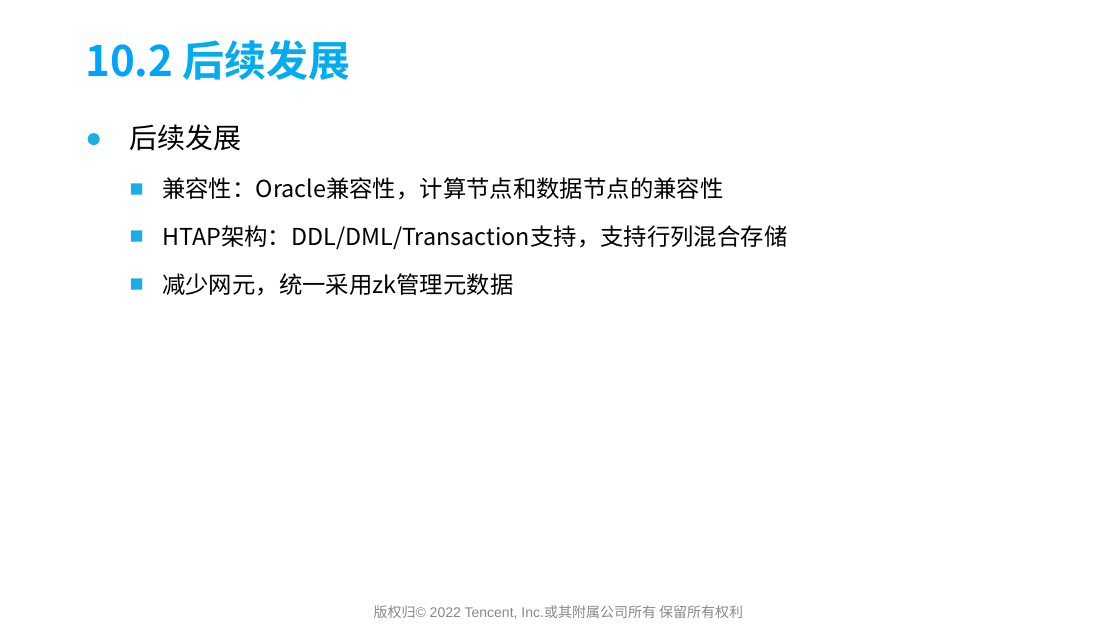
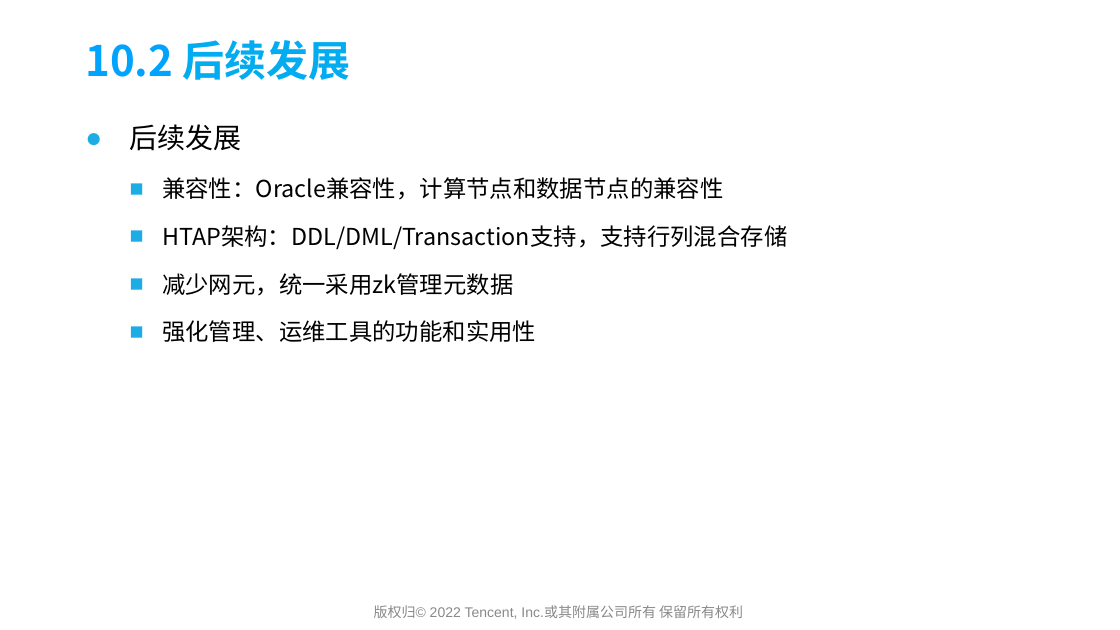
Before and after one commit to yedushusheng/mysql-learning, a slide deck: slide 63 of 28. OLTP/GoldenDB产品简介及架构解析.pptx. Drawn at 1120x630 pixels with LibreOffice and Linux fonts; fonts in the diff are those of the drawing; background and template pictures are left out. Boxes give left, top, right and bottom in pixels: in the first picture for what was removed or moved away, otherwise in the second. Text is boxed around its words. In the diff, an @@ line names an element or a change of style, - is before the commit and + after.

```diff
--- a/28. OLTP/GoldenDB产品简介及架构解析.pptx
+++ b/28. OLTP/GoldenDB产品简介及架构解析.pptx
@@ text at [162,320,536,342]: paragraph added @@
+  ■ 强化管理、运维工具的功能和实用性
```
Also in this commit, not shown: 3 other slides changed.
